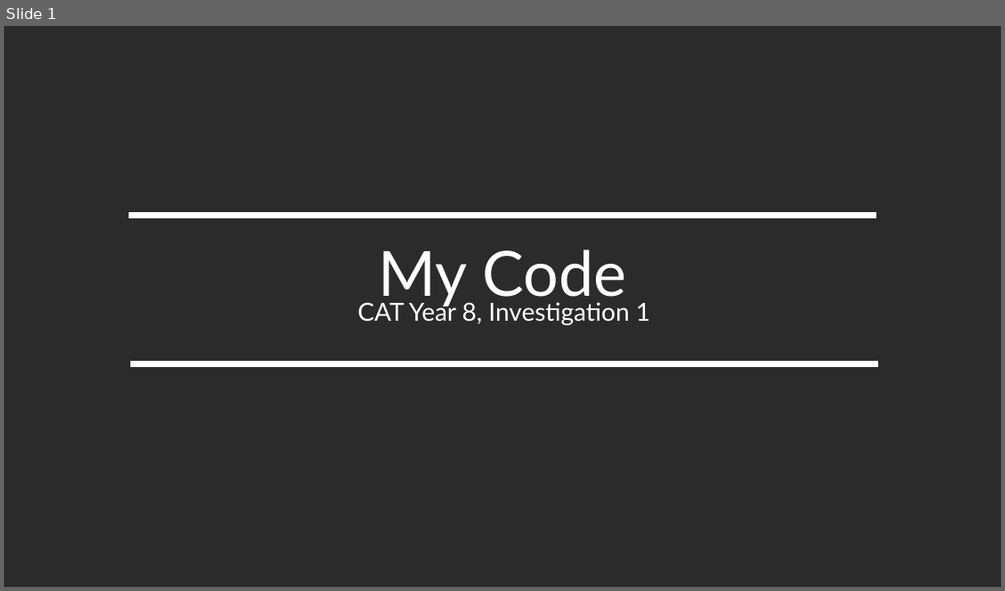
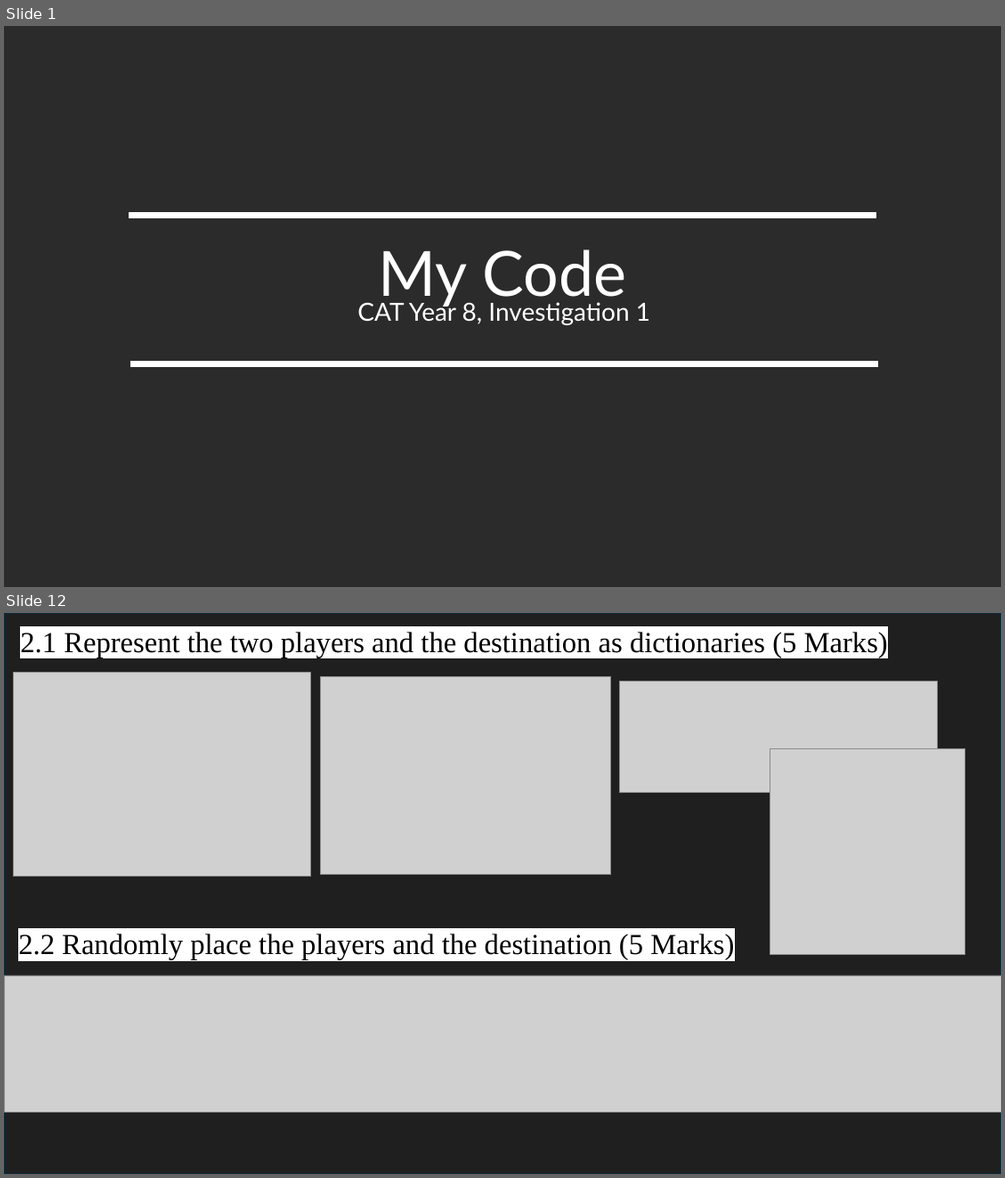
Before and after one commit to prawny-boy/Trig-Game, a slide deck: CAT Y8 Inv1 Presentation.pptx. Shown one above the other, each under a label of ours: slide 1 before the commit, slides 1 and 12 after it; the slides between them are not shown. The pictures are 1005x591 and 1005x1178 pixels, drawn with LibreOffice and Linux fonts; fonts in the diff are those of the drawing; grey boxes stand for pictures; background and template pictures are left out; a plain dark background stands for a picture behind light text. Boxes give left, top, right and bottom in pixels: in the first picture for what was removed or moved away, otherwise in the second. Text is boxed around its words. In the diff, an @@ line names an element or a change of style, - is before the commit and + after.

```diff
--- a/CAT Y8 Inv1 Presentation.pptx
+++ b/CAT Y8 Inv1 Presentation.pptx
@@ slide 12 added at (x1=4, y1=613, x2=1001, y2=1174), background #FFFFFF @@
@@ rectangle added at (x1=4, y1=613, x2=1001, y2=1174), fill #1F1F1F, outline #092A39 1.5 pt @@
@@ text added at (x1=20, y1=632, x2=888, y2=657), 28 pt, text #000000 @@
+2.1 Represent the two players and the destination as dictionaries (5 Marks)
@@ picture added at (x1=13, y1=672, x2=310, y2=876) @@
@@ picture added at (x1=320, y1=676, x2=611, y2=875) @@
@@ picture added at (x1=619, y1=681, x2=938, y2=793) @@
@@ picture added at (x1=769, y1=749, x2=965, y2=955) @@
@@ text added at (x1=18, y1=933, x2=734, y2=960), 28 pt, text #000000 @@
+2.2 Randomly place the players and the destination (5 Marks)
@@ picture added at (x1=4, y1=975, x2=1001, y2=1111) @@
```
Also in this commit, not shown: 6 slides changed, 17 other slides added, 1 other file.
